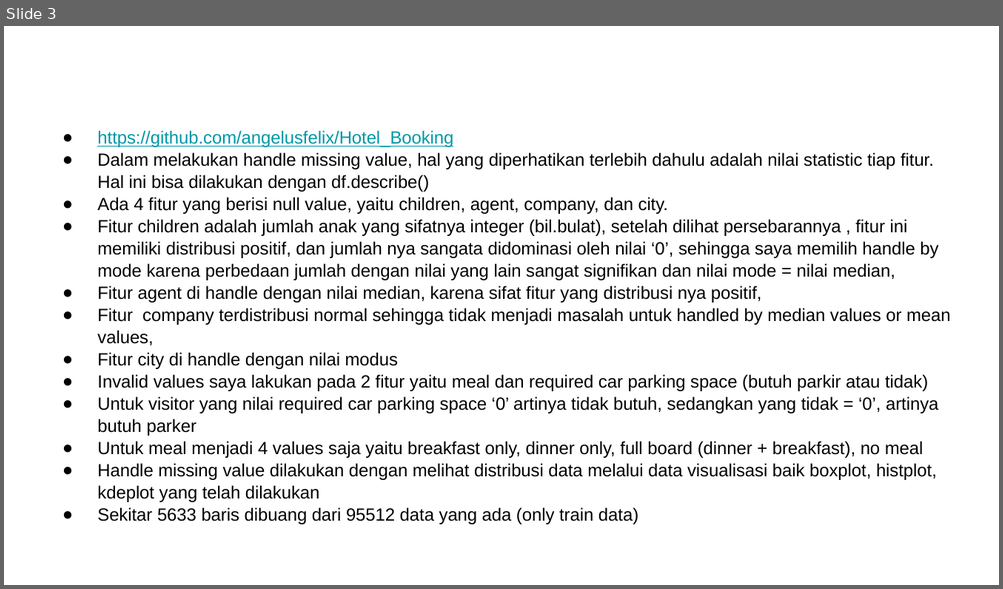
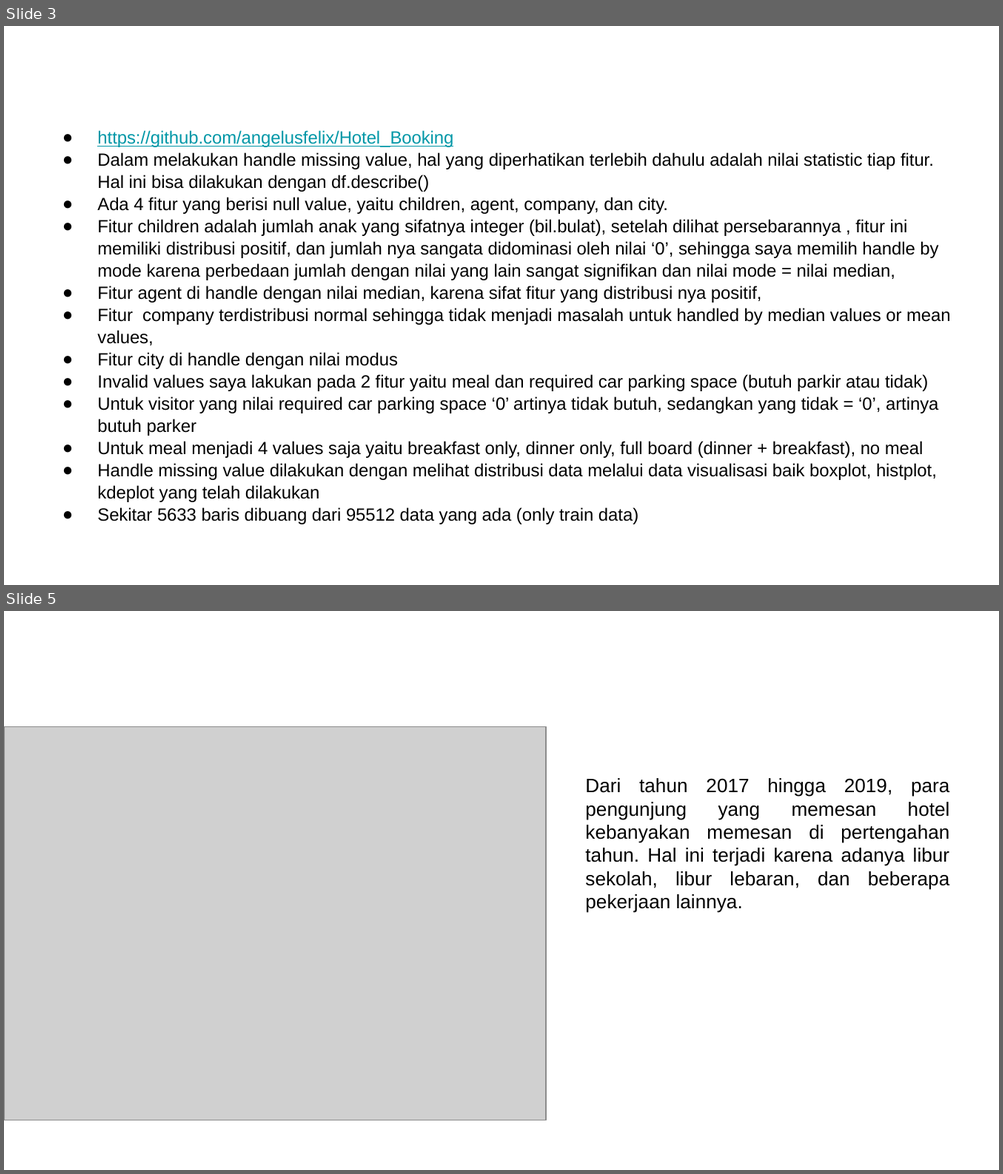
Before and after one commit to angelusfelix/Hotel_Booking, a slide deck: Hotel_Bussiness.pptx. Shown one above the other, each under a label of ours: slide 3 before the commit, slides 3 and 5 after it; the slides between them are not shown. The pictures are 1003x589 and 1003x1174 pixels, drawn with LibreOffice and Linux fonts; fonts in the diff are those of the drawing; grey boxes stand for pictures; background and template pictures are left out. Boxes give left, top, right and bottom in pixels: in the first picture for what was removed or moved away, otherwise in the second. Text is boxed around its words. In the diff, an @@ line names an element or a change of style, - is before the commit and + after.

Commit message:
Edit file code dan file ppt

```diff
--- a/Hotel_Bussiness.pptx
+++ b/Hotel_Bussiness.pptx
@@ slide 5 added at [4,611,999,1170], background picture (left out) @@
@@ picture added at [4,726,546,1120] @@
@@ text added at [585,778,950,913], 14 pt, text #000000 @@
+Dari tahun 2017 hingga 2019, para pengunjung yang memesan hotel kebanyakan memesan di pertengahan tahun. Hal ini terjadi karena adanya libur sekolah, libur lebaran, dan beberapa pekerjaan lainnya.
```
Also in this commit, not shown: 1 other slide added, 1 other file.
